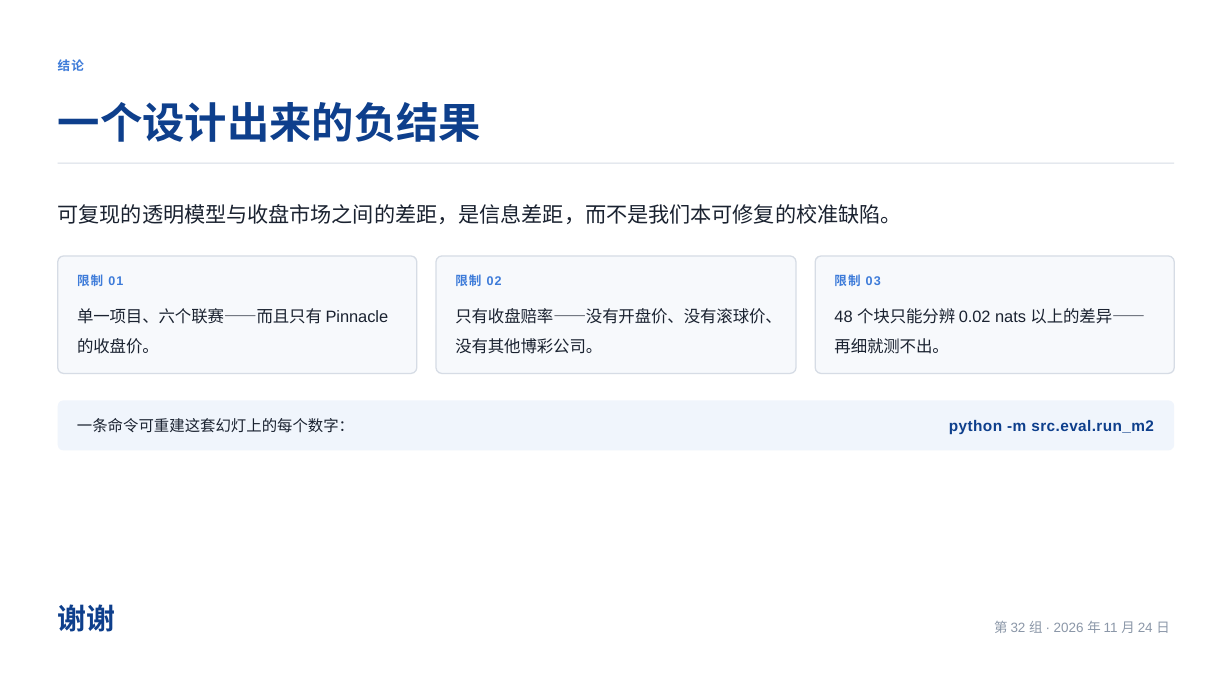
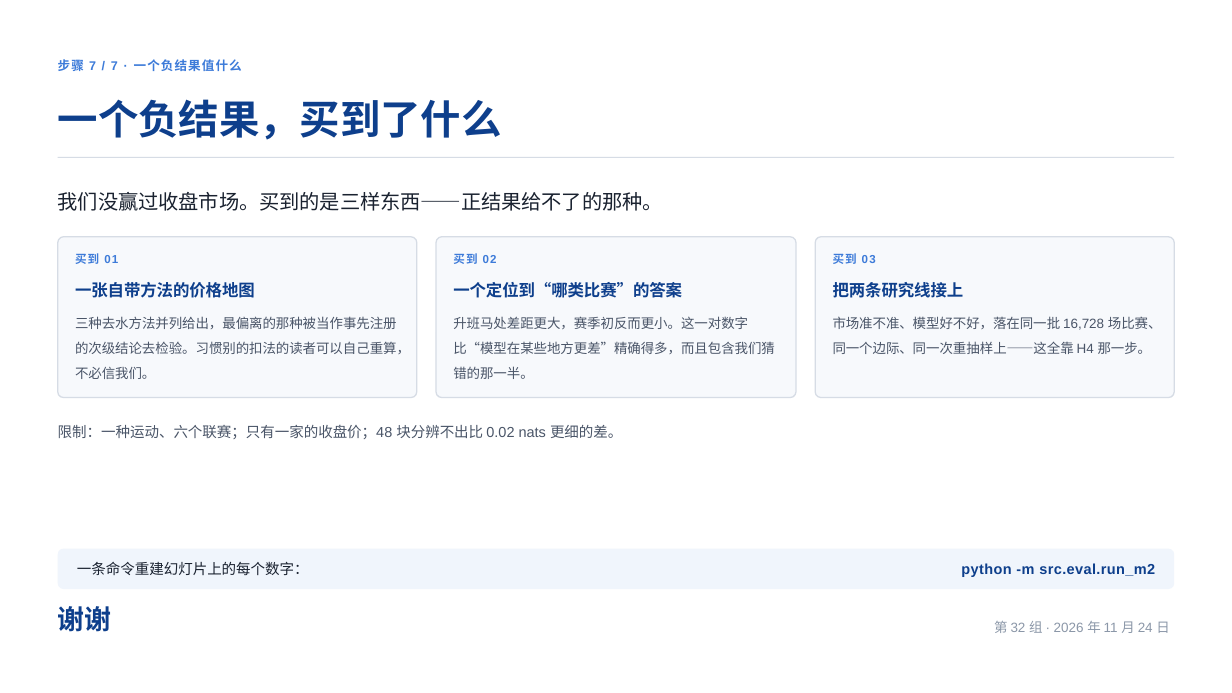
Before and after one commit to XHH-Coco/Football-Calibration, a slide deck: slide 10 of products/slides/Market-Audit/Market-Audit-CN.pptx. Drawn at 1232x693 pixels with LibreOffice and Linux fonts; fonts in the diff are those of the drawing. Boxes give left, top, right and bottom in pixels: in the first picture for what was removed or moved away, otherwise in the second. Text is boxed around its words. In the diff, an @@ line names an element or a change of style, - is before the commit and + after.

```diff
--- a/products/slides/Market-Audit/Market-Audit-CN.pptx
+++ b/products/slides/Market-Audit/Market-Audit-CN.pptx
@@ text at <box>58,59,242,71</box>: text changed @@
-结论
+步骤 7 / 7 · 一个负结果值什么
@@ text at <box>58,99,502,140</box>: text changed; size 33 to 31.5 pt @@
-一个设计出来的负结果
+一个负结果，买到了什么
@@ rectangle: place and size @@
-rectangle at <box>57,163,1174,164</box>
+rectangle at <box>57,157,1174,158</box>
@@ text at <box>58,192,663,211</box>: text changed; size 16.5 to 15.8 pt @@
-可复现的透明模型与收盘市场之间的差距，是信息差距，而不是我们本可修复的校准缺陷。
+我们没赢过收盘市场。买到的是三样东西——正结果给不了的那种。
@@ rounded rectangle: place and size @@
-rounded rectangle at <box>57,256,417,373</box>
+rounded rectangle at <box>57,237,417,397</box>
@@ rounded rectangle: place and size @@
-rounded rectangle at <box>436,256,797,373</box>
+rounded rectangle at <box>436,237,797,397</box>
@@ rounded rectangle: place and size @@
-rounded rectangle at <box>815,256,1175,373</box>
+rounded rectangle at <box>815,237,1175,397</box>
@@ text at <box>75,253,118,264</box>: text changed; size 9.8 to 9 pt @@
-限制 01
+买到 01
@@ text at <box>453,253,497,264</box>: text changed; size 9.8 to 9 pt @@
-限制 02
+买到 02
@@ text at <box>833,253,876,264</box>: text changed; size 9.8 to 9 pt @@
-限制 03
+买到 03
@@ text added at <box>75,282,255,298</box>, 12.8 pt, text #0E3F8C, bold @@
+一张自带方法的价格地图
@@ text added at <box>453,282,682,298</box>, 12.8 pt, text #0E3F8C, bold @@
+一个定位到“哪类比赛”的答案
@@ text added at <box>833,282,964,298</box>, 12.8 pt, text #0E3F8C, bold @@
+把两条研究线接上
@@ text added at <box>75,316,410,379</box>, 10.5 pt, text #4A5568 @@
+三种去水方法并列给出，最偏离的那种被当作事先注册的次级结论去检验。习惯别的扣法的读者可以自己重算，不必信我们。
@@ text removed at <box>77,308,389,354</box> @@
-单一项目、六个联赛——而且只有 Pinnacle 的收盘价。
@@ text added at <box>453,316,775,379</box>, 10.5 pt, text #4A5568 @@
+升班马处差距更大，赛季初反而更小。这一对数字比“模型在某些地方更差”精确得多，而且包含我们猜错的那一半。
@@ text removed at <box>455,308,782,354</box> @@
-只有收盘赔率——没有开盘价、没有滚球价、没有其他博彩公司。
@@ text added at <box>833,316,1162,354</box>, 10.5 pt, text #4A5568 @@
+市场准不准、模型好不好，落在同一批 16,728 场比赛、同一个边际、同一次重抽样上——这全靠 H4 那一步。
@@ text removed at <box>834,308,1145,354</box> @@
-48 个块只能分辨 0.02 nats 以上的差异——再细就测不出。
@@ text added at <box>58,425,622,439</box>, 11.2 pt, text #4A5568 @@
+限制：一种运动、六个联赛；只有一家的收盘价；48 块分辨不出比 0.02 nats 更细的差。
@@ proportions changed in 4 elements at <box>436,237,797,397</box>, <box>815,237,1175,397</box>, <box>57,237,417,397</box>, <box>57,549,1174,590</box> @@
@@ rounded rectangle: place and size @@
-rounded rectangle at <box>57,400,1174,450</box>
+rounded rectangle at <box>57,549,1174,590</box>
@@ text at <box>77,562,309,575</box>: text changed; size 12 to 11.2 pt @@
-一条命令可重建这套幻灯上的每个数字：
+一条命令重建幻灯片上的每个数字：
@@ text "python -m src.eval.run_m2": place and size @@
-text "python -m src.eval.run_m2" at <box>949,420,1154,434</box>
+text "python -m src.eval.run_m2" at <box>961,563,1155,577</box>
@@ text "python -m src.eval.run_m2" at <box>961,563,1155,577</box>: size 12 to 11.2 pt @@
@@ text "谢谢" at <box>58,606,112,632</box>: size 22.5 to 21 pt @@
```
Also in this commit, not shown: 7 other slides changed, 1 slide added, 1 slide removed, 48 other files.
